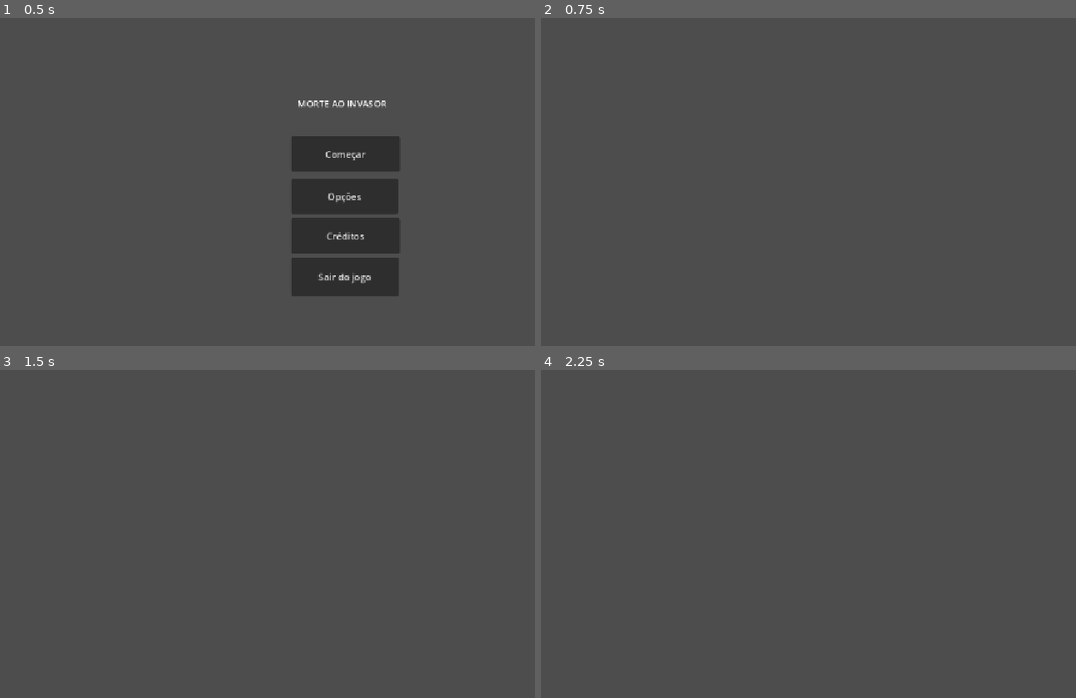
Above: before the commit, frames 1-4 (two rows, left to right).
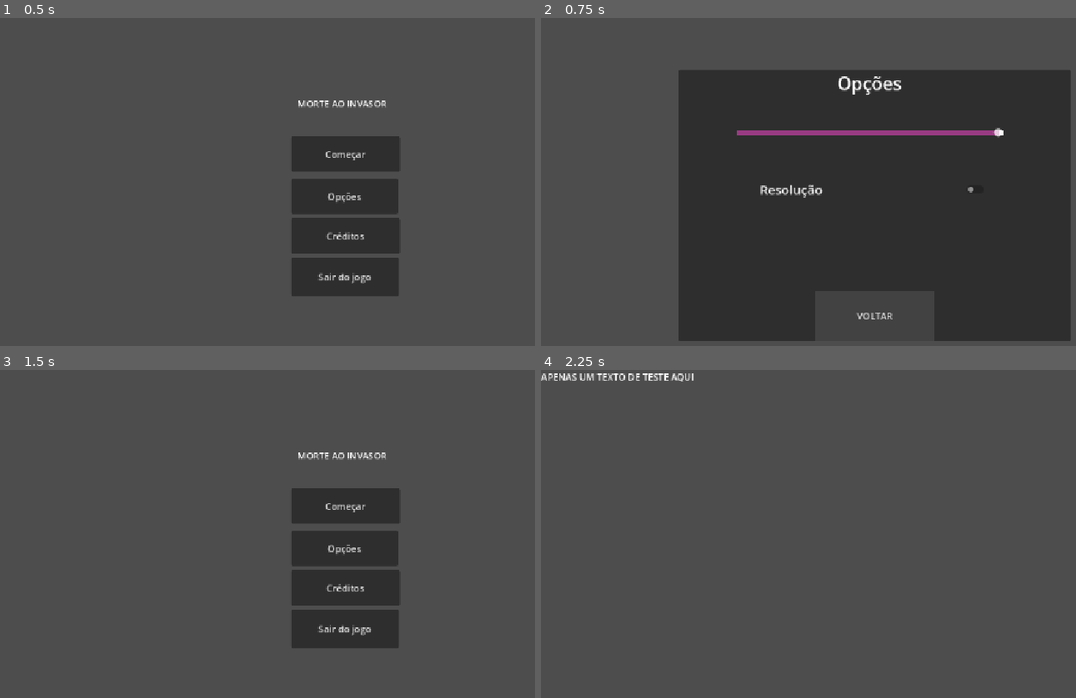
Above: after the commit, the same moments.

Repository: devklebinho/morte-ao-invasor
Game: Godot game, scene res://Scenes/main_menu.tscn
Two runs of this game, one before a commit and one after it. Both use one fixed random seed, a clock stepped at 60 frames per second and the inputs below.
Inputs (mouse positions are in pixels of both pictures, inside the frame that each line leads up to):
- Up to frame 1 (0.5 s): no input
- Up to frame 2 (0.75 s): click "Opções" at 0.5 s
- Up to frame 3 (1.5 s): click (331, 668) at 1.25 s, where only the run after the commit has a clickable "VOLTAR"
- Up to frame 4 (2.25 s): click (888, 507) at 2 s, where only the run after the commit has a clickable "Começar"

Frame 1 is identical in both runs. In frame 2, 57% of the frame differs, in the area x 25-99%, y 15-99%; in frame 3, 8.8%; in frame 4, 0.4%.

Commit message:
atualizacao de options

Diff:
--- a/Scenes/Options.tscn
+++ b/Scenes/Options.tscn
@@ -1,4 +1,20 @@
 [gd_scene format=3 uid="uid://rie22ym1yjou"]
+
+[ext_resource type="Script" uid="uid://ca5ora2n52wi8" path="res://Scenes/options.gd" id="1_qqnya"]
+[ext_resource type="AudioStream" uid="uid://cyhn78pp8ecml" path="res://Audio/falling-in-reverse-joseph-epitaph-records-youtube_zEgPKeDv.mp3" id="2_hg628"]
+[ext_resource type="Script" uid="uid://bv4r33ila3w2l" path="res://Scenes/audio_controle.gd" id="3_5hy3q"]
+[ext_resource type="Script" uid="uid://btipn8m1x561y" path="res://Scenes/check_button.gd" id="4_cbhj7"]
+
+[sub_resource type="StyleBoxFlat" id="StyleBoxFlat_yf5fn"]
+bg_color = Color(0.2585664, 0.2585664, 0.25856635, 1)
+
+[sub_resource type="StyleBoxLine" id="StyleBoxLine_3gngh"]
+color = Color(1, 1, 1, 1)
+thickness = 7
+
+[sub_resource type="StyleBoxLine" id="StyleBoxLine_fcnqv"]
+color = Color(0.5981903, 0.23220992, 0.5125189, 1)
+thickness = 7
 
 [node name="Options" type="Control" unique_id=1069109257]
 layout_mode = 3
@@ -7,3 +23,79 @@
 anchor_bottom = 1.0
 grow_horizontal = 2
 grow_vertical = 2
+script = ExtResource("1_qqnya")
+
+[node name="Opcoes" type="Panel" parent="." unique_id=1729113880]
+layout_mode = 1
+anchors_preset = 8
+anchor_left = 0.5
+anchor_top = 0.5
+anchor_right = 0.5
+anchor_bottom = 0.5
+offset_left = -338.5
+offset_top = -234.5
+offset_right = 338.5
+offset_bottom = 234.5
+grow_horizontal = 2
+grow_vertical = 2
+
+[node name="Label" type="Label" parent="Opcoes" unique_id=1348604279]
+layout_mode = 1
+anchors_preset = 5
+anchor_left = 0.5
+anchor_right = 0.5
+offset_left = -65.0
+offset_top = 0.5
+offset_right = 46.0
+offset_bottom = 44.5
+grow_horizontal = 2
+theme_override_font_sizes/font_size = 31
+text = "Opções"
+
+[node name="Volta" type="Button" parent="Opcoes" unique_id=1128652739]
+layout_mode = 1
+anchors_preset = 7
+anchor_left = 0.5
+anchor_top = 1.0
+anchor_right = 0.5
+anchor_bottom = 1.0
+offset_left = -102.0
+offset_top = -88.0
+offset_right = 102.0
+grow_horizontal = 2
+grow_vertical = 0
+theme_override_styles/normal = SubResource("StyleBoxFlat_yf5fn")
+text = "VOLTAR"
+
+[node name="AudioStreamPlayer" type="AudioStreamPlayer" parent="Opcoes" unique_id=1208823042]
+stream = ExtResource("2_hg628")
+autoplay = true
+
+[node name="AudioControle" type="HSlider" parent="Opcoes" unique_id=398663024]
+layout_mode = 0
+offset_left = 99.5
+offset_top = 48.5
+offset_right = 560.0
+offset_bottom = 168.0
+theme_override_styles/slider = SubResource("StyleBoxLine_3gngh")
+theme_override_styles/grabber_area = SubResource("StyleBoxLine_fcnqv")
+theme_override_styles/grabber_area_highlight = SubResource("StyleBoxLine_fcnqv")
+max_value = 1.0
+step = 0.05
+value = 1.0
+script = ExtResource("3_5hy3q")
+audio_bus_name = "Musica"
+
+[node name="CheckButton" type="CheckButton" parent="Opcoes" unique_id=971926048]
+layout_mode = 0
+offset_left = 133.5
+offset_top = 144.5
+offset_right = 534.0
+offset_bottom = 268.0
+theme_override_font_sizes/font_size = 22
+text = "Resolução "
+script = ExtResource("4_cbhj7")
+
+[connection signal="pressed" from="Opcoes/Volta" to="." method="_on_volta_opcoes_pressed"]
+[connection signal="value_changed" from="Opcoes/AudioControle" to="Opcoes/AudioControle" method="_on_value_changed"]
+[connection signal="toggled" from="Opcoes/CheckButton" to="Opcoes/CheckButton" method="_on_toggled"]
--- /dev/null
+++ b/Scenes/audio_controle.gd
@@ -0,0 +1,12 @@
+extends HSlider
+
+@export var audio_bus_name: String
+
+var audio_bus_id
+
+func _ready():
+	audio_bus_id = AudioServer.get_bus_index(audio_bus_name)
+
+func _on_value_changed(novo_valor: float) -> void:
+	var db = linear_to_db(novo_valor)
+	AudioServer.set_bus_volume_db(audio_bus_id, db)
--- /dev/null
+++ b/Scenes/check_button.gd
@@ -0,0 +1,9 @@
+extends CheckButton
+
+
+# Called when the node enters the scene tree for the first time.
+func _on_toggled(toggled_on: bool) -> void:
+	if toggled_on == true:
+		DisplayServer.window_set_mode(DisplayServer.WINDOW_MODE_FULLSCREEN)
+	else:
+		DisplayServer.window_set_mode(DisplayServer.WINDOW_MODE_WINDOWED)
--- /dev/null
+++ b/Scenes/options.gd
@@ -0,0 +1,4 @@
+extends Control
+
+func _on_volta_opcoes_pressed() -> void:
+	get_tree().change_scene_to_file("res://Scenes/main_menu.tscn")
--- /dev/null
+++ b/Scenes/resolucao_controle.gd
@@ -0,0 +1,7 @@
+extends CheckButton
+
+func _on_toggled(toggled_on: bool) -> void:
+	if toggled_on == true:
+		DisplayServer.window_set_mode(DisplayServer.WINDOW_MODE_FULLSCREEN)
+	else:
+		DisplayServer.window_set_mode(DisplayServer.WINDOW_MODE_WINDOWED)
--- a/project.godot
+++ b/project.godot
@@ -15,9 +15,12 @@
 config/features=PackedStringArray("4.7", "Forward Plus")
 config/icon="res://icon.svg"
 
+[audio]
+
+buses/default_bus_layout=""
+
 [display]
 
-window/size/mode=3
 window/stretch/mode="canvas_items"
 window/stretch/aspect="expand"
 
Not shown, added: Audio/falling-in-reverse-joseph-epitaph-records-youtube_zEgPKeDv.mp3.import
Not shown, added: Scenes/audio_controle.gd.uid
Not shown, added: Scenes/check_button.gd.uid
Not shown, added: Scenes/options.gd.uid
Not shown, added: Scenes/resolucao_controle.gd.uid
Not shown, added: Audio/falling-in-reverse-joseph-epitaph-records-youtube_zEgPKeDv.mp3
